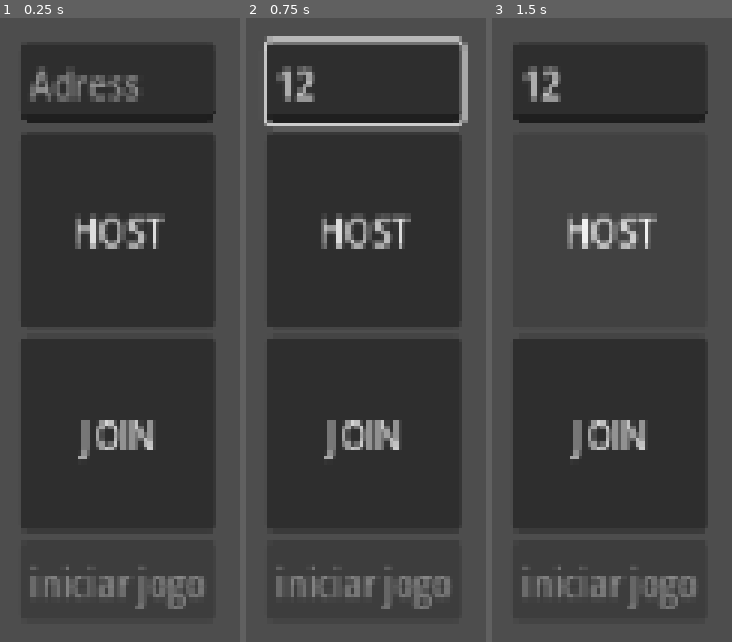
Above: before the commit, frames 1-3 (left to right).
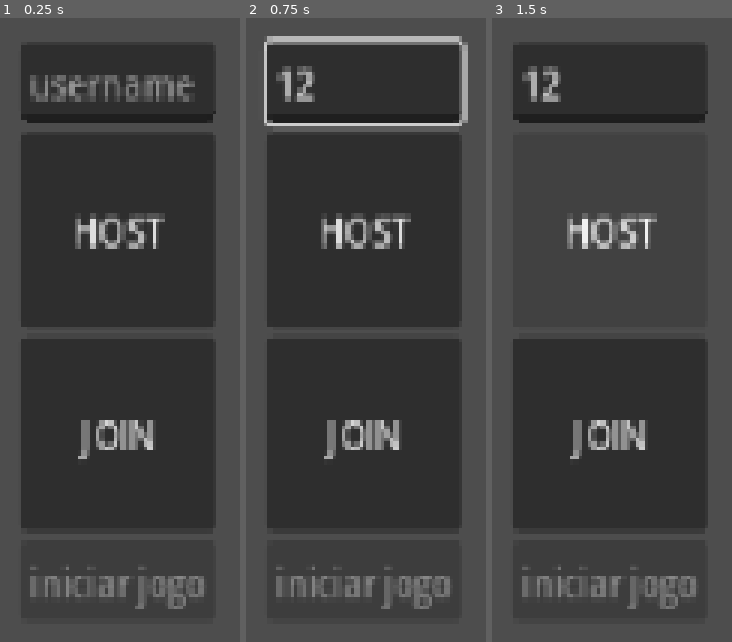
Above: after the commit, the same moments.

Repository: X4vierWhes/High_level_multiplayer
Game: Godot game, scene res://src/Menu.tscn
Two runs of this game, one before a commit and one after it. Both use one fixed random seed, a clock stepped at 60 frames per second and the inputs below.
Inputs (mouse positions are in pixels of both pictures, inside the frame that each line leads up to):
- Up to frame 1 (0.25 s): no input
- Up to frame 2 (0.75 s): click (363, 80) at 0.52 s; type "12" at 0.6 s
- Up to frame 3 (1.5 s): click "HOST" at 1.25 s

The runs differ from the first frame. In frame 1, 1.6% of the frame differs, in the area x 12-82%, y 7-14%; in frame 2, nothing differs; in frame 3, nothing differs.

Commit message:
wip: Trocador de mensagens
asadsd

Diff:
--- a/high-level-multiplayer/src/Game.tscn
+++ b/high-level-multiplayer/src/Game.tscn
@@ -2,5 +2,87 @@
 
 [ext_resource type="Script" uid="uid://bqsocs7vtiury" path="res://src/game.gd" id="1_2c5w0"]
 
-[node name="Game" type="Node2D" unique_id=1966382579]
+[node name="Game" type="Node2D" unique_id=1966382579 node_paths=PackedStringArray("username_label")]
 script = ExtResource("1_2c5w0")
+username_label = NodePath("CanvasLayer/Control/Control/username")
+
+[node name="CanvasLayer" type="CanvasLayer" parent="." unique_id=22733251]
+
+[node name="Control" type="Control" parent="CanvasLayer" unique_id=673611172]
+layout_mode = 3
+anchors_preset = 15
+anchor_right = 1.0
+anchor_bottom = 1.0
+grow_horizontal = 2
+grow_vertical = 2
+
+[node name="background_color" type="ColorRect" parent="CanvasLayer/Control" unique_id=1782213210]
+layout_mode = 1
+anchors_preset = 15
+anchor_right = 1.0
+anchor_bottom = 1.0
+grow_horizontal = 2
+grow_vertical = 2
+color = Color(0.003921569, 0.003921569, 1, 1)
+
+[node name="Control" type="Control" parent="CanvasLayer/Control" unique_id=727259646]
+layout_mode = 1
+anchors_preset = 13
+anchor_left = 0.5
+anchor_right = 0.5
+anchor_bottom = 1.0
+offset_left = -325.0
+offset_top = 85.0
+offset_right = 338.0
+offset_bottom = -106.0
+grow_horizontal = 2
+grow_vertical = 2
+
+[node name="chat_background_color" type="ColorRect" parent="CanvasLayer/Control/Control" unique_id=292179332]
+layout_mode = 1
+anchors_preset = 15
+anchor_right = 1.0
+anchor_bottom = 1.0
+grow_horizontal = 2
+grow_vertical = 2
+color = Color(0, 0, 0, 1)
+
+[node name="msg" type="LineEdit" parent="CanvasLayer/Control/Control" unique_id=2089936376]
+layout_mode = 0
+offset_left = -5.0
+offset_top = 461.0
+offset_right = 665.0
+offset_bottom = 492.0
+placeholder_text = "Mensagem"
+
+[node name="send_button" type="Button" parent="CanvasLayer/Control/Control" unique_id=1035060608]
+custom_minimum_size = Vector2(100, 50)
+custom_maximum_size = Vector2(150, 100)
+layout_mode = 0
+offset_left = 566.0
+offset_top = 495.0
+offset_right = 666.0
+offset_bottom = 545.0
+text = "Send"
+
+[node name="username" type="RichTextLabel" parent="CanvasLayer/Control/Control" unique_id=1724212110]
+custom_minimum_size = Vector2(200, 50)
+layout_mode = 0
+offset_left = -9.0
+offset_top = 496.0
+offset_right = 191.0
+offset_bottom = 546.0
+bbcode_enabled = true
+text = "[wave connected=0] {username} [/wave]"
+horizontal_alignment = 1
+vertical_alignment = 1
+
+[node name="msgs" type="TextEdit" parent="CanvasLayer/Control/Control" unique_id=1717870522]
+layout_mode = 0
+offset_left = -7.0
+offset_top = 8.0
+offset_right = 668.0
+offset_bottom = 458.0
+editable = false
+
+[connection signal="pressed" from="CanvasLayer/Control/Control/send_button" to="." method="_on_send_button_pressed"]
--- a/high-level-multiplayer/src/Menu.tscn
+++ b/high-level-multiplayer/src/Menu.tscn
@@ -32,7 +32,7 @@
 
 [node name="LineEdit" type="LineEdit" parent="BoxContainer/VBoxContainer" unique_id=1547293120]
 layout_mode = 2
-placeholder_text = "Adress"
+placeholder_text = "username"
 
 [node name="host" type="Button" parent="BoxContainer/VBoxContainer" unique_id=1878445773]
 custom_minimum_size = Vector2(75, 75)
--- a/high-level-multiplayer/src/game.gd
+++ b/high-level-multiplayer/src/game.gd
@@ -1,9 +1,29 @@
 extends Node2D
 
-func _ready():
+@export var username_label: RichTextLabel
+@onready var msgs: TextEdit = $CanvasLayer/Control/Control/msgs
+@onready var msg: LineEdit = $CanvasLayer/Control/Control/msg
+func _ready() -> void:
 	print("Carregou a cena localmente. Notificando lobby...")
-	# Modo correto de invocar o RPC configurado na Godot 4
 	Lobby.player_loaded.rpc()
 
-func start_game():
+func start_game() -> void:
 	print("Start - Todos os jogadores estão sincronizados!")
+	atualizar_interface_local()
+
+func atualizar_interface_local() -> void:
+	var meu_id = multiplayer.get_unique_id()
+
+	if meu_id == 1:
+		if 1 in Lobby.players:
+			username_label.text = "Jogador Atual: " + Lobby.players[1]["name"]
+	else:
+		username_label.text = "Jogador Atual: " + Lobby.temporary_name
+
+func _on_send_button_pressed() -> void:
+	rpc("msg_rpc", username_label.text, msg.text)
+	msg.text = ""
+
+@rpc("any_peer", "call_local")
+func msg_rpc(username: String, msg: String) -> void:
+	msgs.text += str( username + " -> " + msg + "\n")
--- a/high-level-multiplayer/src/globals/Lobby.gd
+++ b/high-level-multiplayer/src/globals/Lobby.gd
@@ -9,9 +9,7 @@
 const MAX_CONNECTIONS = 20
 
 var players = {}
-
-var player_info = {"name": "Name"}
-
+var temporary_name: String = "Name"
 var players_loaded = 0
 
 func _ready():
@@ -21,6 +19,14 @@
 	multiplayer.connection_failed.connect(_on_connected_fail)
 	multiplayer.server_disconnected.connect(_on_server_disconnected)
 
+func create_game_with_name(host_name: String):
+	var peer = ENetMultiplayerPeer.new()
+	var error = peer.create_server(PORT, MAX_CONNECTIONS)
+	if error:
+		return error
+	multiplayer.multiplayer_peer = peer
+	players[1] = {"name": host_name}
+	print("Servidor criado por: ", host_name)
 
 func join_game(address = ""):
 	if address.is_empty():
@@ -30,18 +36,6 @@
 	if error:
 		return error
 	multiplayer.multiplayer_peer = peer
-
-
-func create_game():
-	var peer = ENetMultiplayerPeer.new()
-	var error = peer.create_server(PORT, MAX_CONNECTIONS)
-	if error:
-		return error
-	multiplayer.multiplayer_peer = peer
-
-	players[1] = player_info
-	player_connected.emit(1, player_info)
-
 
 func remove_multiplayer_peer():
 	multiplayer.multiplayer_peer = OfflineMultiplayerPeer.new()
@@ -60,22 +54,33 @@
 			players_loaded = 0
 
 func _on_player_connected(id):
-	_register_player.rpc_id(id, player_info)
+	if multiplayer.is_server():
+		# Passa o ID 1 e o nome do Host (String)
+		_register_player.rpc_id(id, 1, players[1]["name"])
 
+func _on_connected_ok():
+	var meu_id = multiplayer.get_unique_id()
+	# Passa o ID próprio e o nome temporário (String) corrigido aqui
+	_register_player.rpc_id(1, meu_id, temporary_name)
+
+# Corrigido aqui: a função agora aceita String para o nome do jogador
 @rpc("any_peer", "reliable")
-func _register_player(new_player_info):
-	var new_player_id = multiplayer.get_remote_sender_id()
-	players[new_player_id] = new_player_info
-	player_connected.emit(new_player_id, new_player_info)
+func _register_player(id_do_jogador: int, nome_do_jogador: String):
+	# Monta o dicionário de forma isolada na memória de quem recebe
+	players[id_do_jogador] = {"name": nome_do_jogador}
+	print("--- Registro de Rede --- ID: ", id_do_jogador, " | Nome: ", nome_do_jogador)
+	player_connected.emit(id_do_jogador, players[id_do_jogador])
+
+	if multiplayer.is_server():
+		for id_conectado in players:
+			if id_conectado != 1 and id_conectado != id_do_jogador:
+				# Atualiza os outros clientes cruzando as informações
+				_register_player.rpc_id(id_conectado, id_do_jogador, nome_do_jogador)
+				_register_player.rpc_id(id_do_jogador, id_conectado, players[id_conectado]["name"])
 
 func _on_player_disconnected(id):
 	players.erase(id)
 	player_disconnected.emit(id)
-
-func _on_connected_ok():
-	var peer_id = multiplayer.get_unique_id()
-	players[peer_id] = player_info
-	player_connected.emit(peer_id, player_info)
 
 func _on_connected_fail():
 	remove_multiplayer_peer()
--- a/high-level-multiplayer/src/menu.gd
+++ b/high-level-multiplayer/src/menu.gd
@@ -2,29 +2,43 @@
 
 @export var ip_input: LineEdit
 @onready var init: Button = $BoxContainer/VBoxContainer/init
+@onready var join: Button = $BoxContainer/VBoxContainer/join
+@onready var host: Button = $BoxContainer/VBoxContainer/host
 
+const ip: String = "127.0.0.1"
 
 func _ready() -> void:
 	init.disabled = true
 
 func _on_host_pressed() -> void:
-	var err = Lobby.create_game()
+	host.disabled = true
+	join.disabled = true
+	var username = ip_input.text if ip_input and not ip_input.text.is_empty() else "Host_Anonymous"
+
+	var err = Lobby.create_game_with_name(username)
 	if err:
 		print("Erro ao criar servidor: ", err)
+		host.disabled = false
+		join.disabled = false
 	else:
 		print("Servidor criado! Aguardando jogadores...")
-		#Lobby.load_game.rpc("res://src/Game.tscn")
 		init.disabled = false
 
 
 func _on_join_pressed() -> void:
-	var ip = ip_input.text if ip_input and not ip_input.text.is_empty() else "127.0.0.1"
+	join.disabled = true
+	host.disabled = true
+	var username = ip_input.text if ip_input and not ip_input.text.is_empty() else "anonymous"
+
+	Lobby.temporary_name = username
+
 	var err = Lobby.join_game(ip)
 	if err:
 		print("Erro ao conectar: ", err)
+		host.disabled = false
+		join.disabled = false
 	else:
 		print("Conectando ao servidor...")
-
 
 func _on_init_pressed() -> void:
 	print("Host clicou para iniciar! Mudando a cena de todos os jogadores...")
